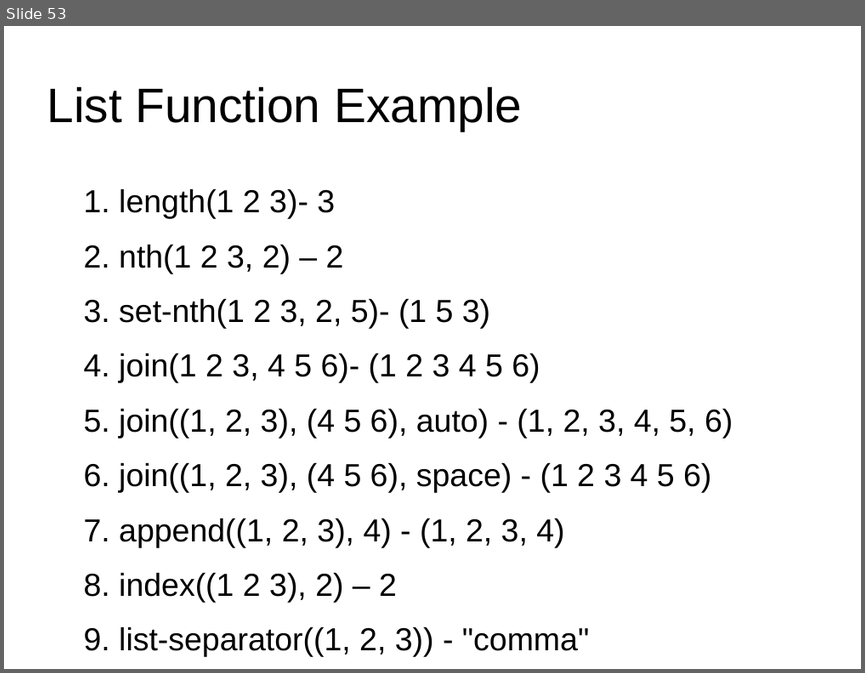
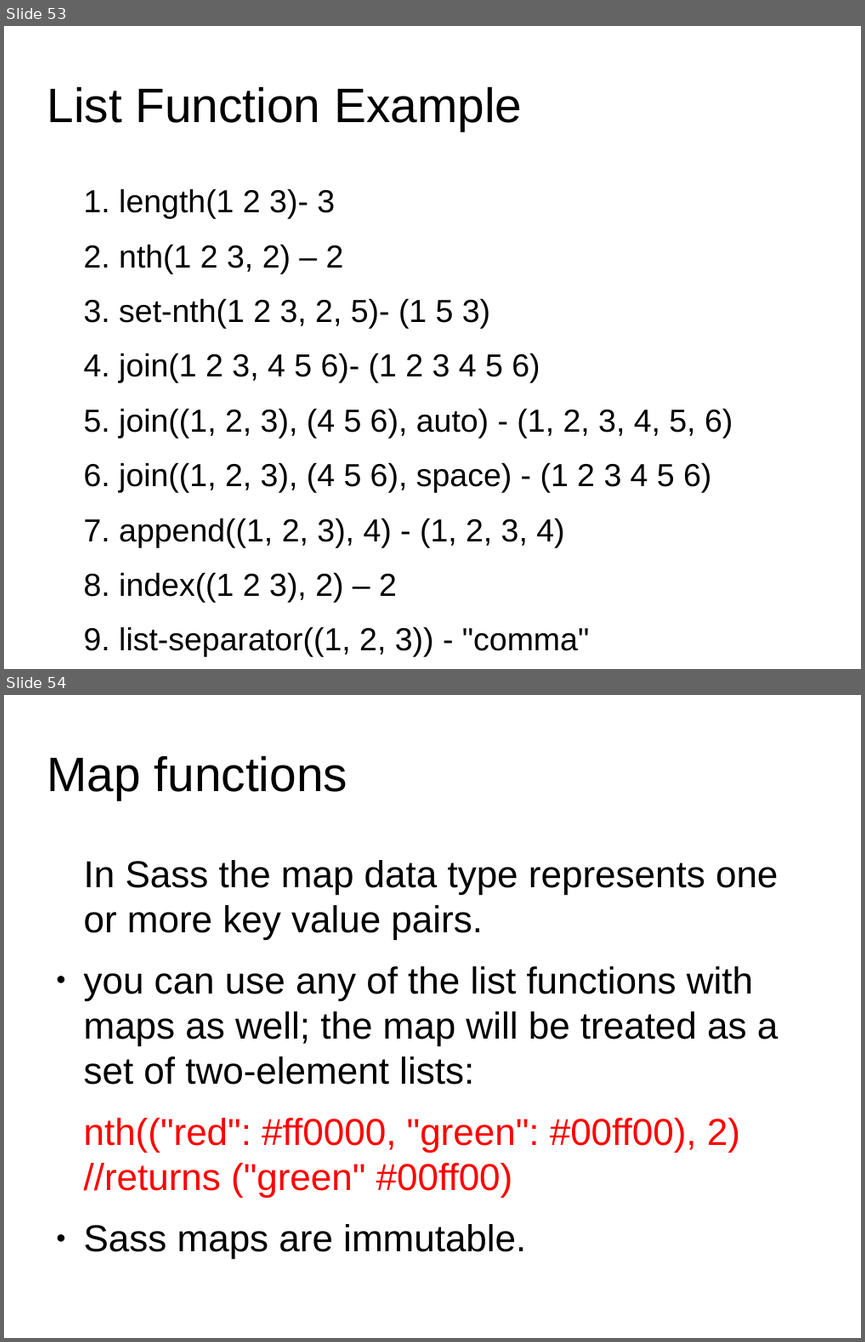
Before and after one commit to anumsh/SASS-Basics, a slide deck: SASS_basics.odp. Shown one above the other, each under a label of ours: slide 53 before the commit, slides 53 and 54 after it. The pictures are 865x673 and 865x1342 pixels, drawn with LibreOffice and Linux fonts; fonts in the diff are those of the drawing; background and template pictures are left out. Boxes give left, top, right and bottom in pixels: in the first picture for what was removed or moved away, otherwise in the second. Text is boxed around its words. In the diff, an @@ line names an element or a change of style, - is before the commit and + after.

Commit message:
feat: Map Functions

```diff
--- a/SASS_basics.odp
+++ b/SASS_basics.odp
@@ slide 54 added at (4,695,861,1338), background #FFFFFF @@
@@ title added at (46,755,348,800), 44.8 pt, text #000000 @@
+Map functions
@@ text added at (84,860,778,1197), 34.7 pt, text #000000 @@
+In Sass the map data type represents one or more key value pairs.
+● you can use any of the list functions with maps as well; the map will be treated as a set of two-element lists:
+nth(("red": #ff0000, "green": #00ff00), 2) //returns ("green" #00ff00)
+● Sass maps are immutable.
```
Also in this commit, not shown: 1 other slide added.
